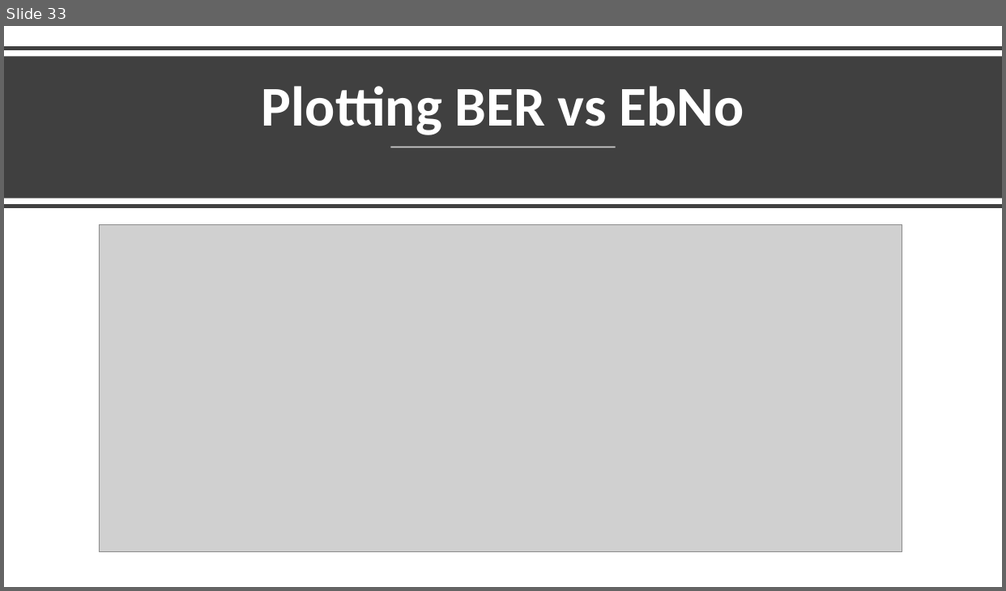
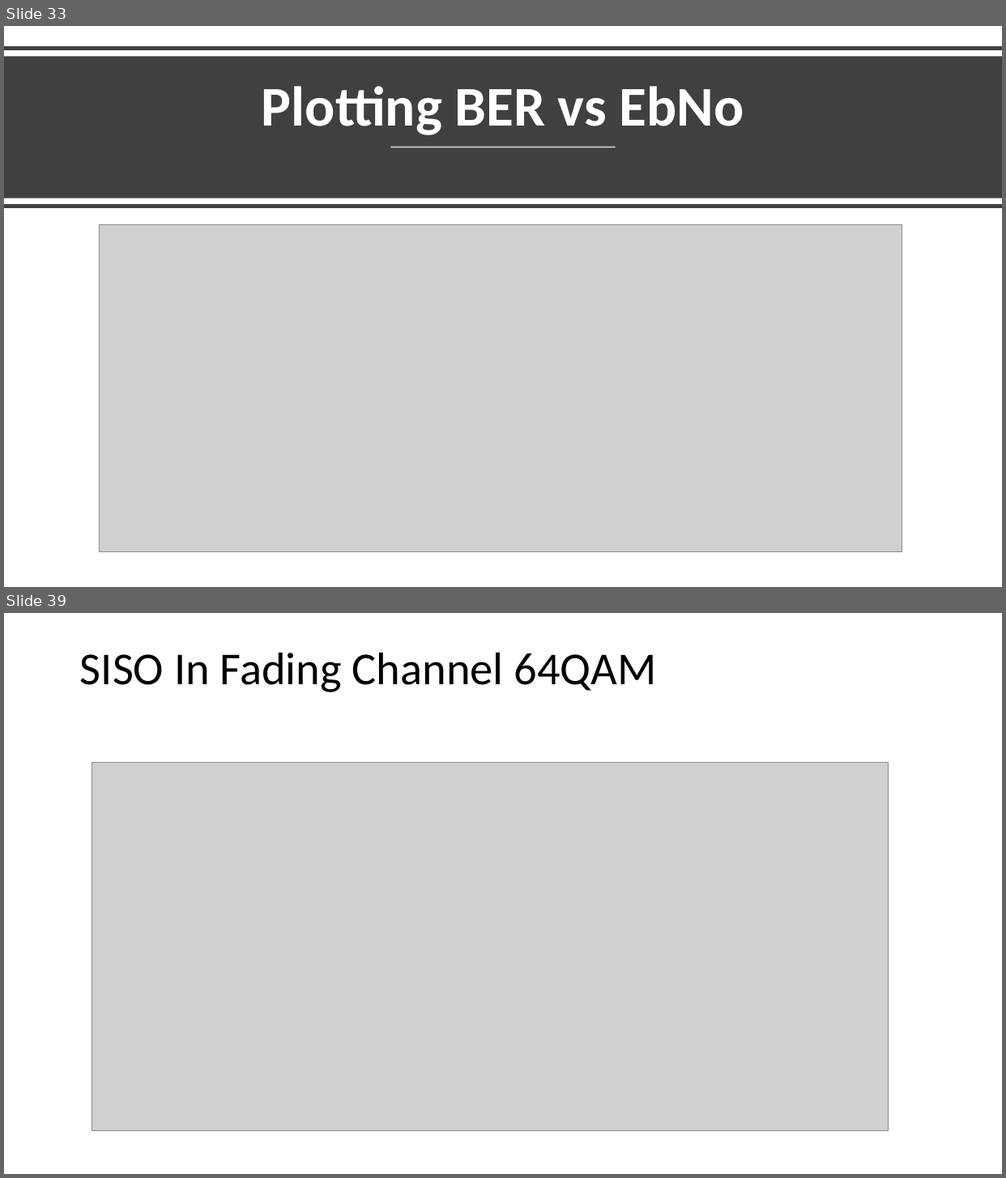
Before and after one commit to mohamedsheded/OFDM, a slide deck: Presenetationchannel-cp.pptx. Shown one above the other, each under a label of ours: slide 33 before the commit, slides 33 and 39 after it; the slides between them are not shown. The pictures are 1006x591 and 1006x1178 pixels, drawn with LibreOffice and Linux fonts; fonts in the diff are those of the drawing; grey boxes stand for pictures. Boxes give left, top, right and bottom in pixels: in the first picture for what was removed or moved away, otherwise in the second. Text is boxed around its words. In the diff, an @@ line names an element or a change of style, - is before the commit and + after.

```diff
--- a/Presenetationchannel-cp.pptx
+++ b/Presenetationchannel-cp.pptx
@@ slide 39 added at (4, 613, 1002, 1174), background #FFFFFF @@
@@ title added at (80, 652, 656, 692), 44 pt, text #000000 @@
+SISO In Fading Channel 64QAM
@@ picture added at (91, 763, 889, 1131) @@
```
Also in this commit, not shown: 11 other slides added.
